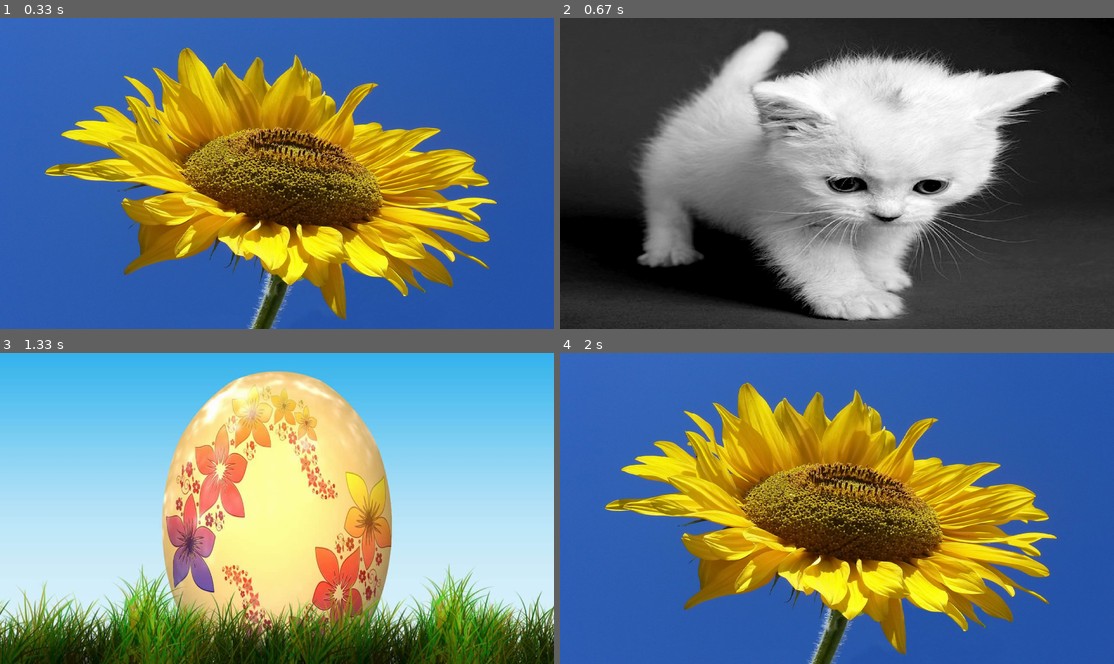
Above: before the commit, frames 1-4 (two rows, left to right).
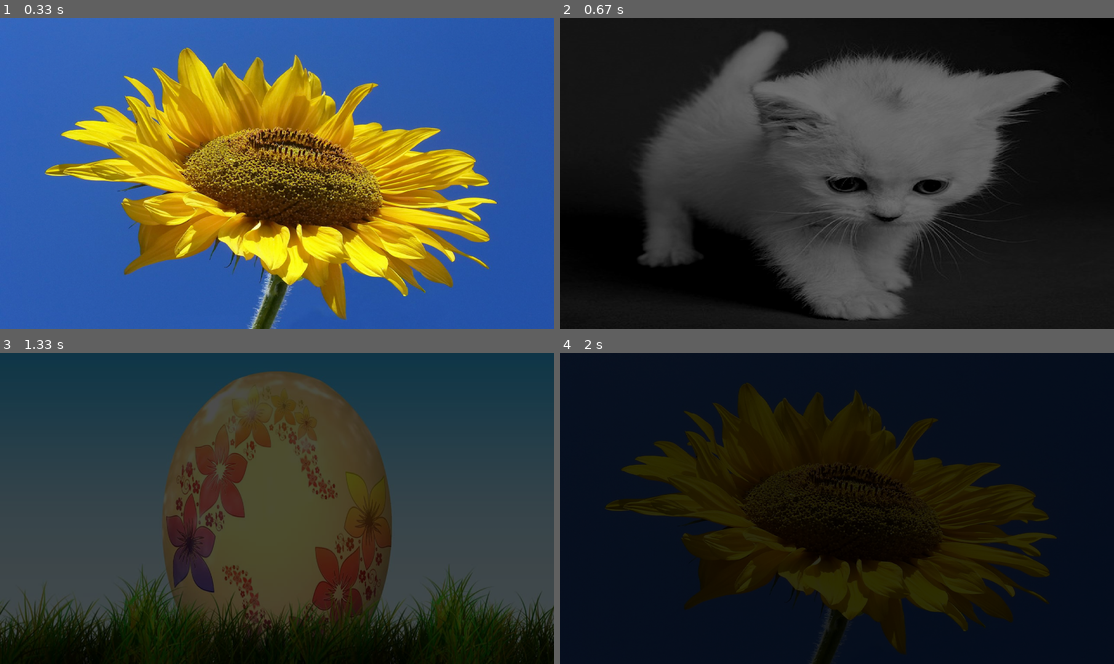
Above: after the commit, the same moments.

Repository: bertonha/pygame_load_image
Game: pygame game, started from main.py
Same seed, same stepped clock (60 frames per second), same inputs: the game is played once before the commit and once after it.
Inputs (mouse positions are in pixels of both pictures, inside the frame that each line leads up to):
- Up to frame 1 (0.33 s): no input
- Up to frame 2 (0.67 s): click (837, 173) at 0.38 s
- Up to frame 3 (1.33 s): click (282, 530) at 0.72 s
- Up to frame 4 (2 s): click (1041, 617) at 1.55 s

Frame 1 is identical in both runs. In frame 2, 71% of the frame differs, in the area x 0-100%, y 0-100%; in frame 3, 99%; in frame 4, 100%.

Commit message:
Add fade

Diff:
--- a/main.py
+++ b/main.py
@@ -1,24 +1,11 @@
 import pygame
 
 
-running = True
-
-pygame.init()
-pygame.mouse.set_visible(False)
-screen = pygame.display.set_mode((0, 0), pygame.FULLSCREEN)
-screen.fill(pygame.Color(0, 0, 0))
-imgsize = pygame.Surface.get_size(screen)
-
-images = ["1.jpg", "2.jpg", "3.jpg"]
-image_index = 1
-
-
 def load_image(index):
-    image = f'{index}.jpg'
-    background = pygame.image.load(image)
-    background = pygame.transform.scale(background, (imgsize[0], imgsize[1]))
-    screen.blit(background, (0, 0))
-    pygame.display.update()
+    background = pygame.image.load(f'{index}.jpg')
+    background = pygame.transform.scale(background, (img_size[0], img_size[1]))
+    background = background.convert_alpha()
+    return background
 
 
 def inc_index(index):
@@ -28,13 +15,37 @@
     return new_index
 
 
+def fade(background):
+    for alpha in range(0, 300, 2):
+        screen.fill(pygame.Color(0, 0, 0))
+        background.set_alpha(alpha)
+        screen.blit(background, (0, 0))
+        pygame.display.update()
+        pygame.time.delay(5)
+
+
+running = True
+
+pygame.init()
+pygame.mouse.set_visible(False)
+screen = pygame.display.set_mode((0, 0), pygame.FULLSCREEN)
+screen.fill(pygame.Color(0, 0, 0))
+img_size = pygame.Surface.get_size(screen)
+
+image_index = 1
+
+# load initial image
+background = load_image(image_index)
+screen.blit(background, (0, 0))
+pygame.display.update()
+
+
 while running:
-    load_image(image_index)
-
     for event in pygame.event.get():
         if event.type == pygame.MOUSEBUTTONDOWN:
             image_index = inc_index(image_index)
-            load_image(image_index)
+            background = load_image(image_index)
+            fade(background)
 
         if event.type == pygame.KEYDOWN:
             running = False
